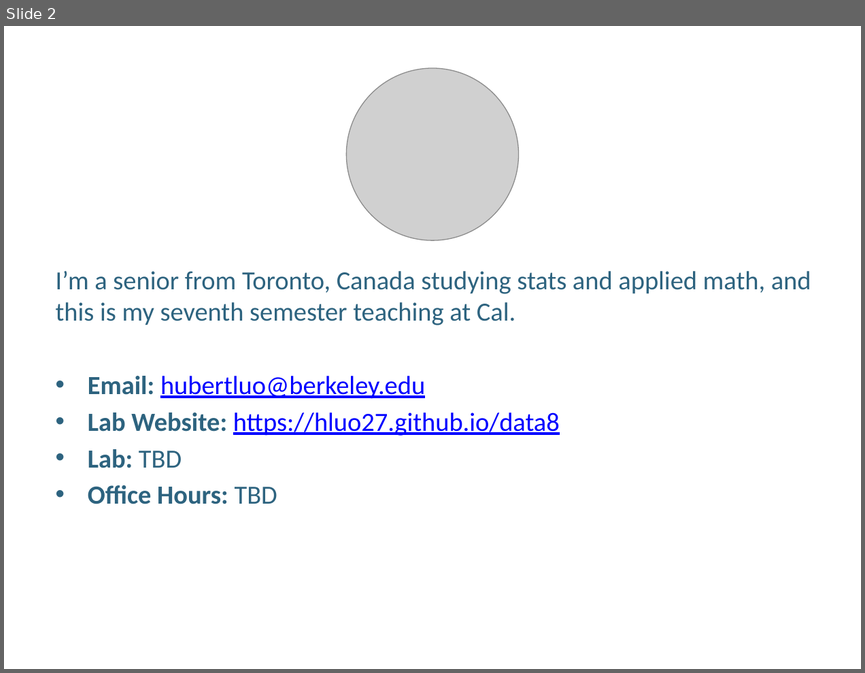
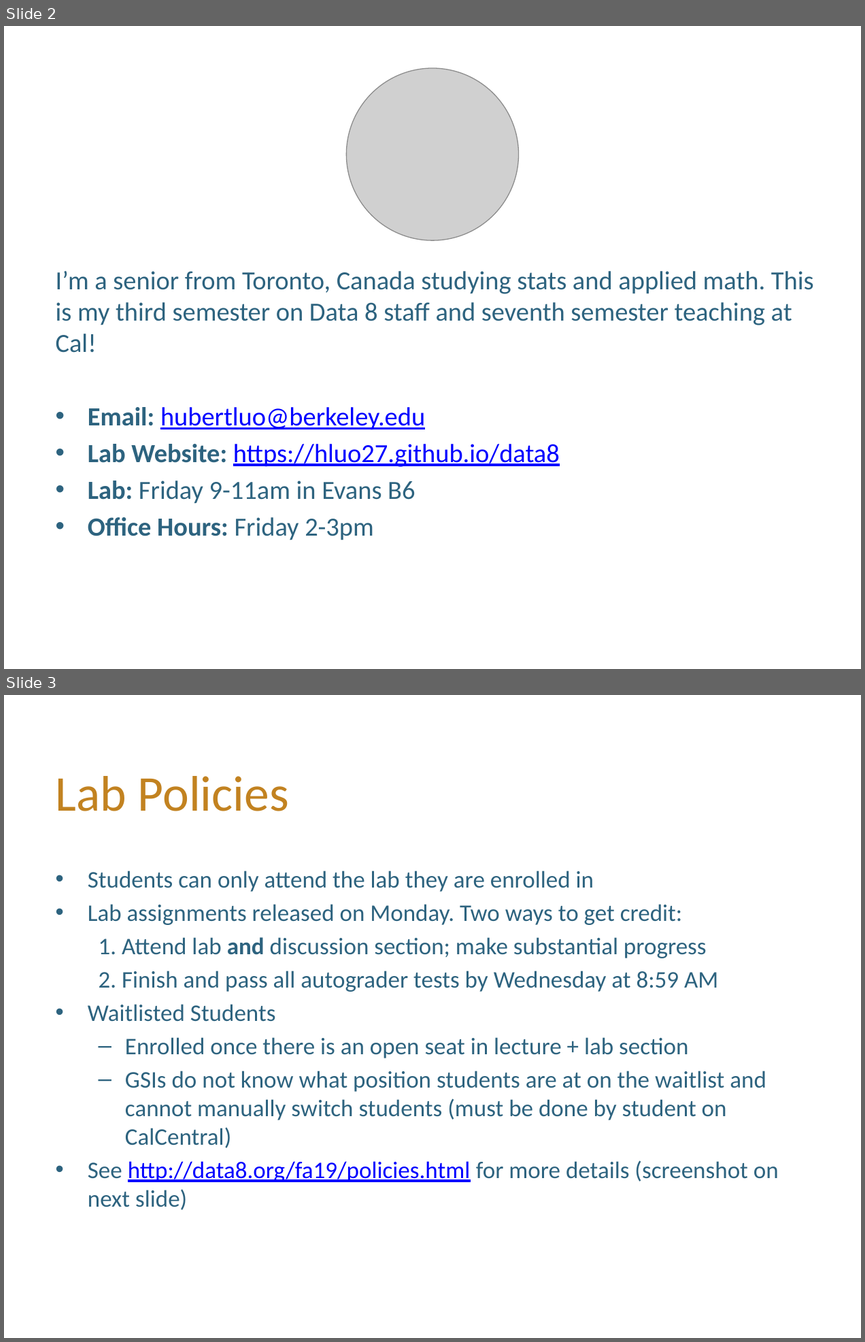
Before and after one commit to hLuo27/teaching, a slide deck: data8/slides/lab1.pptx. Shown one above the other, each under a label of ours: slide 2 before the commit, slides 2 and 3 after it. The pictures are 865x673 and 865x1342 pixels, drawn with LibreOffice and Linux fonts; fonts in the diff are those of the drawing; grey boxes stand for pictures; background and template pictures are left out. Boxes give left, top, right and bottom in pixels: in the first picture for what was removed or moved away, otherwise in the second. Text is boxed around its words. In the diff, an @@ line names an element or a change of style, - is before the commit and + after.

```diff
--- a/data8/slides/lab1.pptx
+++ b/data8/slides/lab1.pptx
@@ slide 3 added at [4,695,861,1338], background #FFFFFF @@
@@ title added at [56,776,289,811], 42 pt, text #C28220 @@
+Lab Policies
@@ text added at [88,870,779,1210], 20 pt, text #2D637F @@
+• Students can only attend the lab they are enrolled in
+• Lab assignments released on Monday. Two ways to get credit:
+  1. Attend lab and discussion section; make substantial progress
+  2. Finish and pass all autograder tests by Wednesday at 8:59 AM
+• Waitlisted Students
+  – Enrolled once there is an open seat in lecture + lab section
+  – GSIs do not know what position students are at on the waitlist and cannot manually switch students (must be done by student on CalCentral)
+• See http://data8.org/fa19/policies.html for more details (screenshot on next slide)
@@ slide 2 changed as well @@
@@ text at [56,271,814,352]: text changed @@
-I’m a senior from Toronto, Canada studying stats and applied math, and this is my seventh semester teaching at Cal.
+I’m a senior from Toronto, Canada studying stats and applied math. This is my third semester on Data 8 staff and seventh semester teaching at Cal!
@@ text at [88,480,415,540]: text changed; bold off @@
-• Lab: TBD
-• Office Hours: TBD
+• Lab: Friday 9-11am in Evans B6
+• Office Hours: Friday 2-3pm
```
Also in this commit, not shown: 7 other slides changed, 1 other slide added, 1 slide removed, 1 other file.
